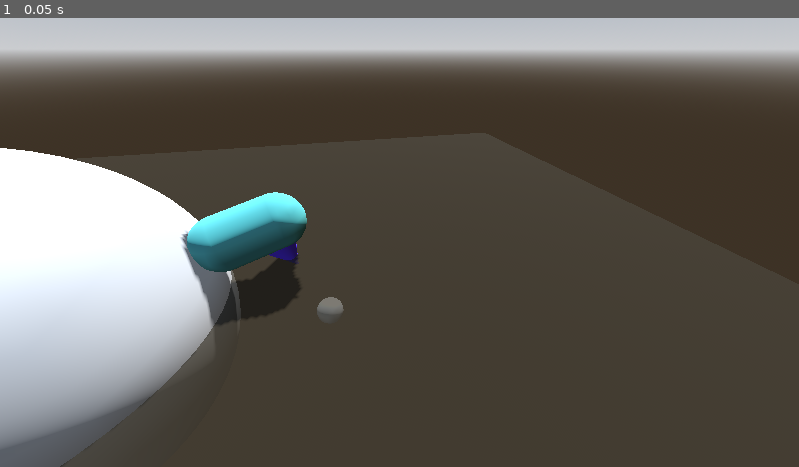
Above: before the commit, frame 1.
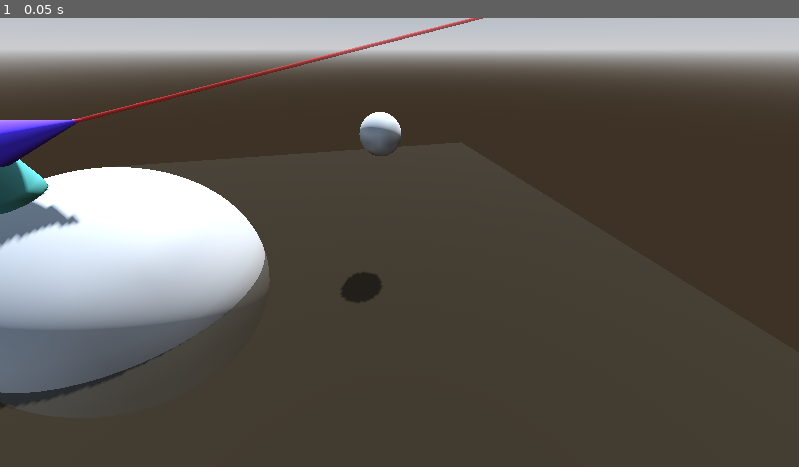
Above: after the commit, the same moment.

Repository: cpoll/sandbox-godot
Game: Godot game, scene res://Experiments/LookAt/lookat.tscn
The game is run twice, just before and just after one commit, with the same random seed, the same clock (stepped at 60 frames per second) and the same inputs. This scene is started directly instead of the project's main scene.
Inputs:
- Up to frame 1 (0.05 s): no input

The runs differ from the first frame. In frame 1, 17% of the frame differs, in the area x 0-61%, y 0-100%.

Commit message:
implement manual lookat and align to planet

Diff:
--- a/Experiments/LookAt/lookat.gd
+++ b/Experiments/LookAt/lookat.gd
@@ -13,14 +13,64 @@
     var down_pos: Vector3 = down_target.global_position
     var down_vector: Vector3 = down_pos - our_pos
 
-    # TODO: Is there any reason to normalize the down vector?
-    var up_vector: Vector3 = -down_vector
+    # Example: Look_at_2
+    var relative_target: Vector3 = look_target.global_position - body.global_position
+    body.basis = look_at_2(relative_target, Vector3.UP)
 
-
-
-    body.look_at(look_target.global_position, up_vector)
+    # Example: Align to planet
+    align_to_planet(body, down_target)
 
 
 # Called every frame. 'delta' is the elapsed time since the previous frame.
 func _process(delta: float) -> void:
     pass
+
+func look_at_2(target: Vector3, up: Vector3) -> Basis:
+    '''
+    Manually implement Godot's lookat.
+    See: https://github.com/godotengine/godot/blob/b957cf7/core/math/basis.cpp#L1033
+
+    Given a target vector (relative to the looker) and an up vector, return a new basis that points to the target.
+    '''
+
+    # First we point our z-vector (forward vector) to the target.
+    # Godot uses the negative z-vector as the forward vector, so we use a negative here.
+    var v_z: Vector3 = -target.normalized()
+
+    # Then we set our x-vector (left vector) perpendicular to the plane created by our forward vector
+    # and the specified up vector.
+    var v_x: Vector3 = up.cross(v_z)
+
+    # TODO: There's some extra consideration here if the target and up vectors are colinear, leading
+    # to a zero-vector for our x-vector.
+
+    # Finally, set our y-vector (up vector) perpendicular to our x and z vectors.
+    # We can't simply set y-vector to the provided up vector, because our z vector isn't necessarily
+    # pointing parallel to the horizon.
+    var v_y: Vector3 = v_z.cross(v_x)
+
+    return Basis(v_x, v_y, v_z)
+
+func align_to_planet(o: Node3D, target: Node3D) -> void:
+    '''
+    Given a Node o and a target "planet", points the down vector of that transform to the target.
+    Otherwise preserves what o's pointing to.
+
+    TODO: This isn't really preserving what o's pointing to... That makes sense, since we're
+    not exactly preserving our left vector.
+    '''
+
+    var down = (target.global_position - o.global_position).normalized()
+
+    # Set the new y-vector to point to our planet. I.e. point our feet to the planet
+    var v_y = -down
+
+    # Set our new left vector to be perpendicular to our feet and the direction we're pointing
+    var v_x = v_y.cross(o.basis.z)
+
+    # Set our forward vector to be perpendicular to our new x and y vectors.
+    # This will preserve which way we're facing in terms of left/right, but won't preserver our
+    # tilt. We've essentially snapped to the planet, and we're looking at the horizon.
+    var v_z = v_x.cross(v_y)
+
+    o.basis = Basis(v_x, v_y, v_z)
--- a/Experiments/LookAt/lookat.tscn
+++ b/Experiments/LookAt/lookat.tscn
@@ -35,6 +35,16 @@
 material = SubResource("StandardMaterial3D_j0svu")
 top_radius = 0.0
 
+[sub_resource type="StandardMaterial3D" id="StandardMaterial3D_ji14y"]
+transparency = 1
+albedo_color = Color(1, 0.15, 0.15, 0.662745)
+
+[sub_resource type="CylinderMesh" id="CylinderMesh_hvxf6"]
+material = SubResource("StandardMaterial3D_ji14y")
+top_radius = 0.03
+bottom_radius = 0.03
+height = 20.0
+
 [sub_resource type="SphereMesh" id="SphereMesh_hvxf6"]
 
 [sub_resource type="SphereMesh" id="SphereMesh_xliuj"]
@@ -45,7 +55,7 @@
 script = ExtResource("1_xliuj")
 
 [node name="Camera3D" type="Camera3D" parent="."]
-transform = Transform3D(0.96991, 0.13427, -0.20309, 0, 0.834175, 0.5515, 0.243463, -0.534906, 0.809075, 1.48431, 2.69862, 4.9416)
+transform = Transform3D(0.96991, 0.13427, -0.203091, 0, 0.834175, 0.5515, 0.243463, -0.534906, 0.809075, 1.48431, 3.901, 7.63796)
 
 [node name="Plane" type="MeshInstance3D" parent="."]
 transform = Transform3D(1, 0, 0, 0, 1, 0, 0, 0, 1, 0, -1.08766, 0)
@@ -60,15 +70,21 @@
 
 [node name="Body" type="MeshInstance3D" parent="."]
 unique_name_in_owner = true
+transform = Transform3D(0.562531, 0.826776, 0, -0.826776, 0.562531, 0, 0, 0, 1, -4.32225, 2.23488, 1.17698)
 mesh = SubResource("CapsuleMesh_xliuj")
 
-[node name="MeshInstance3D" type="MeshInstance3D" parent="Body"]
+[node name="Nose" type="MeshInstance3D" parent="Body"]
 transform = Transform3D(1, 0, 0, 0, -0.0103322, 0.999947, 0, -0.999947, -0.0103322, 0, 0.265641, -0.991241)
 mesh = SubResource("CylinderMesh_ji14y")
 
+[node name="Laser" type="MeshInstance3D" parent="Body/Nose"]
+transform = Transform3D(1, 0, 0, 0, 0.999999, 0, 0, 0, 0.999999, 0, 10, 0)
+mesh = SubResource("CylinderMesh_hvxf6")
+skeleton = NodePath("../..")
+
 [node name="LookTarget" type="MeshInstance3D" parent="."]
 unique_name_in_owner = true
-transform = Transform3D(1, 0, 0, 0, 1, 0, 0, 0, 1, 0.837263, -5.74025, -3.47436)
+transform = Transform3D(1, 0, 0, 0, 1, 0, 0, 0, 1, 2.81485, 2.18813, 0.465434)
 mesh = SubResource("SphereMesh_hvxf6")
 
 [node name="DownTarget" type="MeshInstance3D" parent="."]
Not shown: 1 places in Experiments/LookAt/lookat.tscn that only renumber resources
